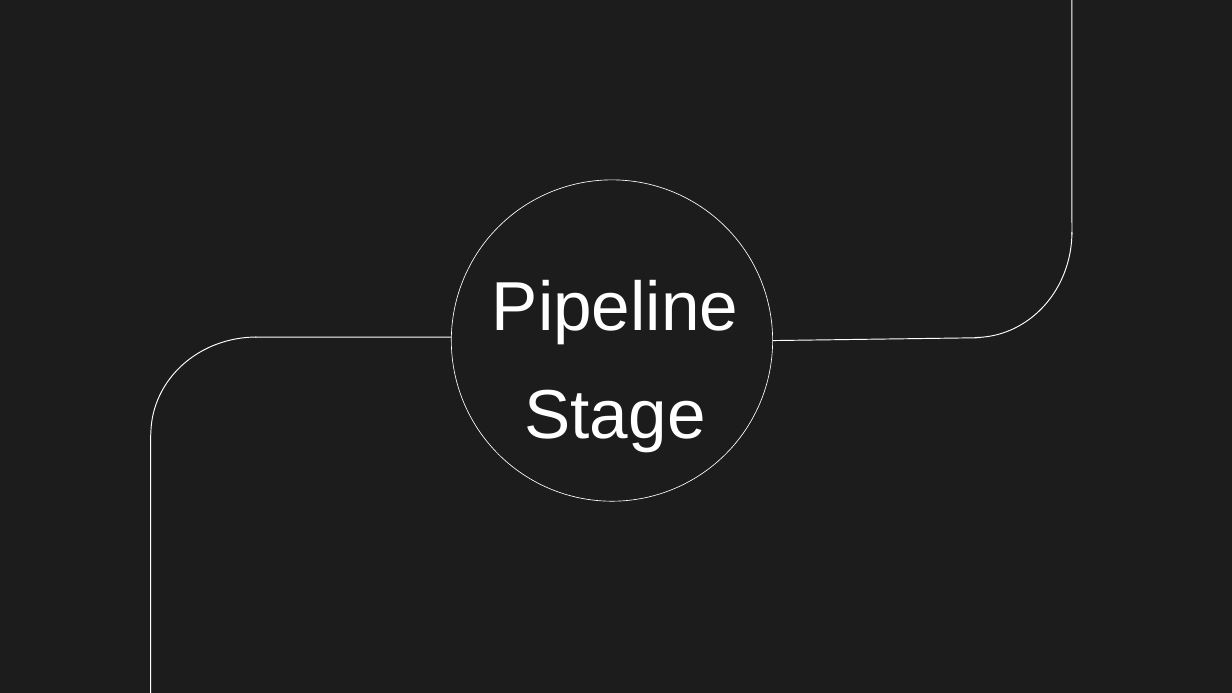
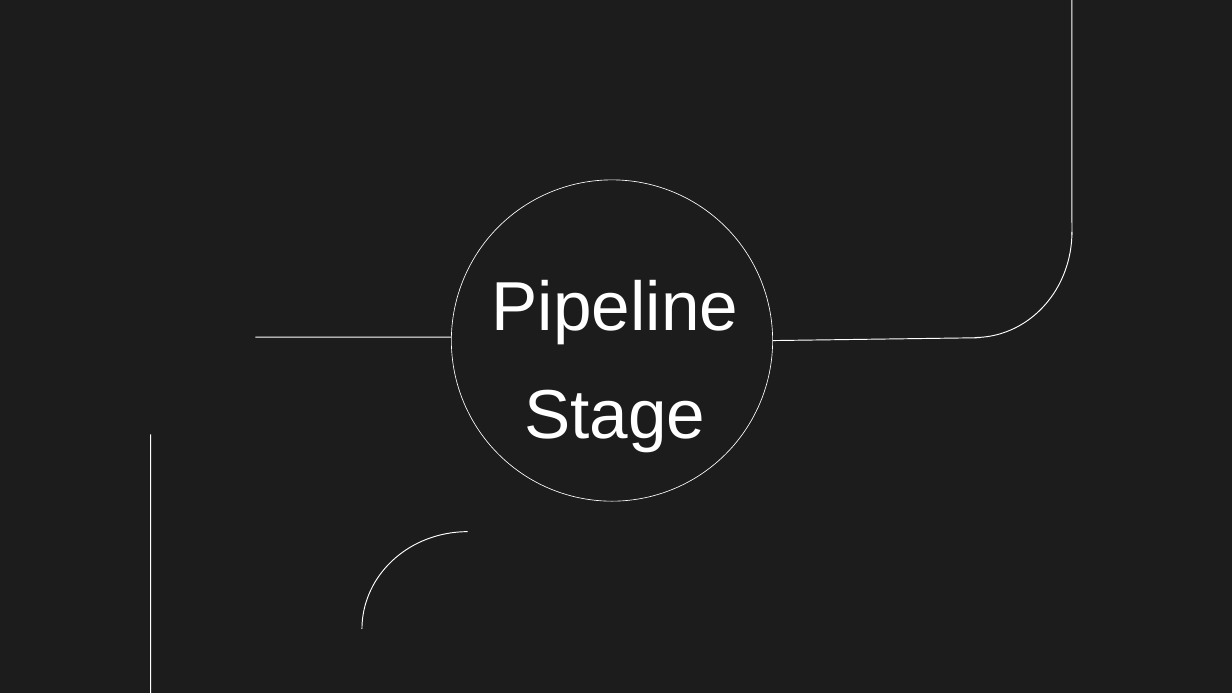
Before and after one commit to oliverxyy/gem5-source-code-learning, a slide deck: slide 26 of doc/gem5.pptx. Drawn at 1232x693 pixels with LibreOffice and Linux fonts; fonts in the diff are those of the drawing; background and template pictures are left out; a plain dark background stands for a picture behind light text. Boxes give left, top, right and bottom in pixels: in the first picture for what was removed or moved away, otherwise in the second. Text is boxed around its words. In the diff, an @@ line names an element or a change of style, - is before the commit and + after.

```diff
--- a/doc/gem5.pptx
+++ b/doc/gem5.pptx
@@ arc (boxed as its full ellipse): place and size @@
-arc (boxed as its full ellipse) at (151, 337, 362, 532)
+arc (boxed as its full ellipse) at (362, 531, 573, 693)
```
Also in this commit, not shown: 21 other slides changed, 1 other file.
